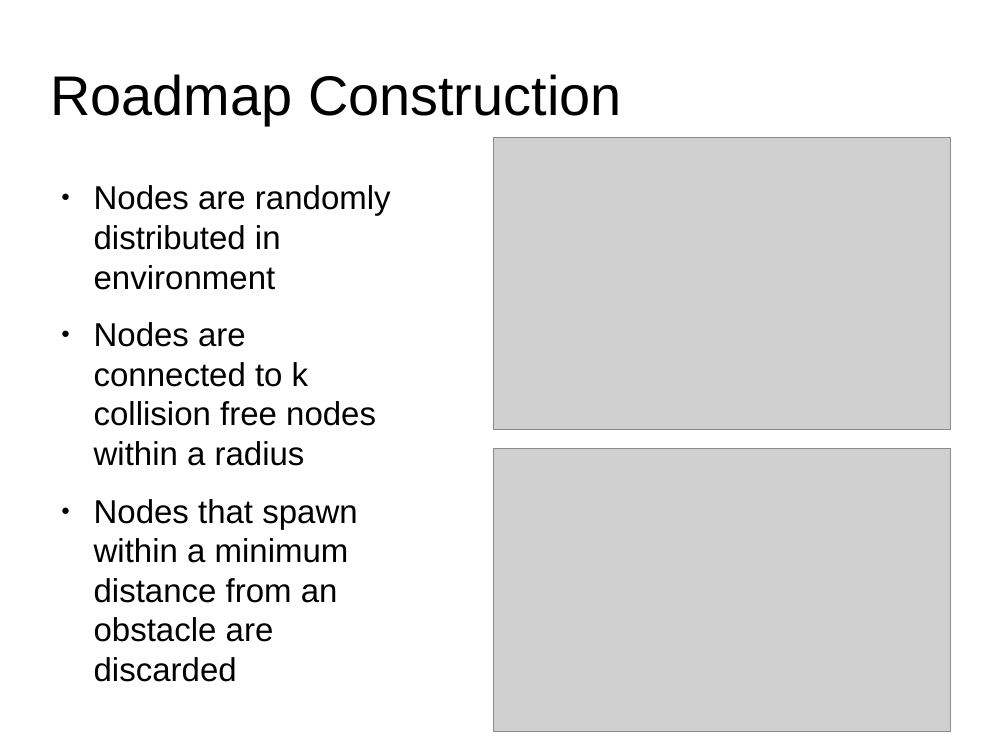
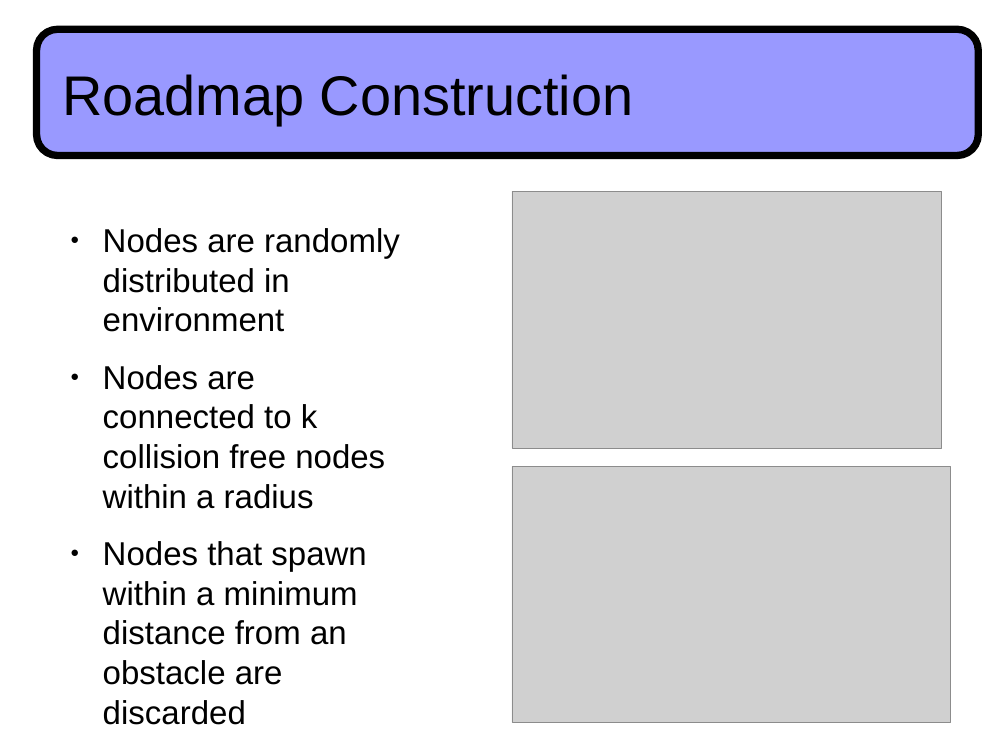
Before and after one commit to a20r/CRoPS, a slide deck: slide 5 of presentation/TalkTAROS2013.odp. Drawn at 1008x756 pixels with LibreOffice and Linux fonts; fonts in the diff are those of the drawing; grey boxes stand for pictures. Boxes give left, top, right and bottom in pixels: in the first picture for what was removed or moved away, otherwise in the second. Text is boxed around its words. In the diff, an @@ line names an element or a change of style, - is before the commit and + after.

```diff
--- a/presentation/TalkTAROS2013.odp
+++ b/presentation/TalkTAROS2013.odp
@@ rounded rectangle added at (37,29,979,155), fill #9999FF, outline #000000 5.75 pt @@
@@ title "Roadmap Construction": place and size @@
-title "Roadmap Construction" at (50,74,621,125)
+title "Roadmap Construction" at (62,74,633,125)
@@ title added at (50,74,408,125), 44 pt, text #000000 @@
+Swarm Motion
@@ picture: place and size @@
-picture at (494,137,951,430)
+picture at (512,191,942,448)
@@ text "Nodes are randomly distributed in ...": place and size @@
-text "Nodes are randomly distributed in ..." at (94,185,391,682)
+text "Nodes are randomly distributed in ..." at (103,228,400,725)
@@ picture: place and size @@
-picture at (494,448,951,732)
+picture at (512,466,951,723)
```
Also in this commit, not shown: 19 other slides changed, 1 slide added, 1 slide removed, 5 other files.
